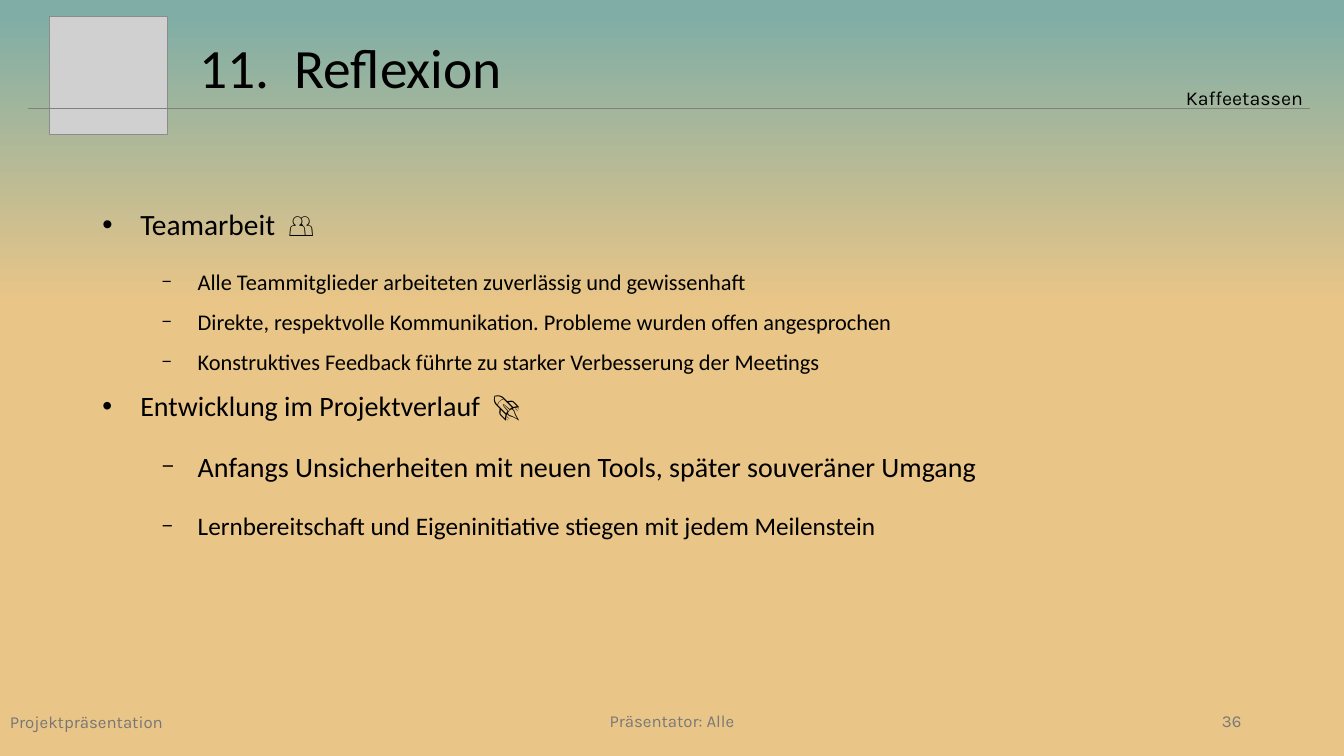
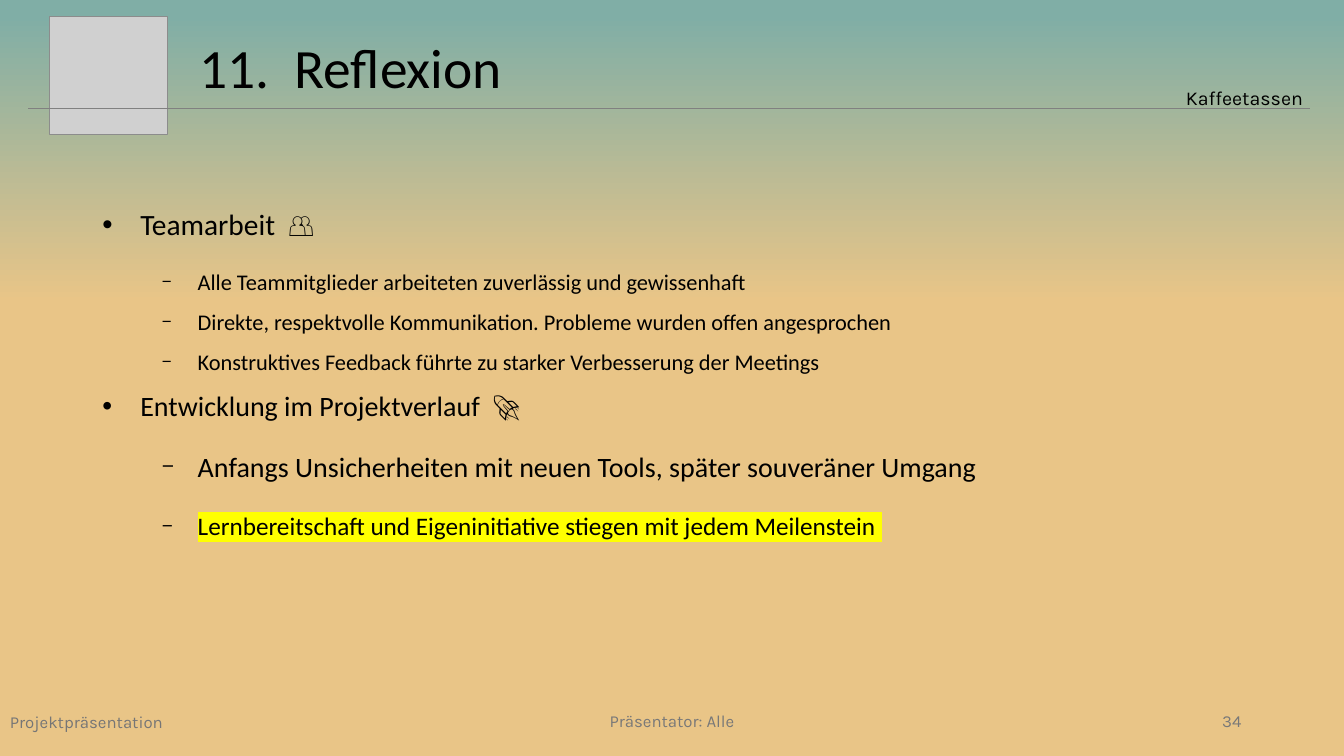
Before and after one commit to Beatlex/KaffeeContainer, a slide deck: slide 34 of Projektpräsentation/Powerpoint/Projektpräsentation V8m.pptx (slide 36 before the commit). Drawn at 1344x756 pixels with LibreOffice and Linux fonts; fonts in the diff are those of the drawing; grey boxes stand for pictures. Boxes give left, top, right and bottom in pixels: in the first picture for what was removed or moved away, otherwise in the second. Text is boxed around its words. In the diff, an @@ line names an element or a change of style, - is before the commit and + after.

```diff
--- a/Projektpräsentation/Powerpoint/Projektpräsentation V8m.pptx
+++ b/Projektpräsentation/Powerpoint/Projektpräsentation V8m.pptx
@@ text at (198, 517, 876, 540): highlight none to #FFFF00 in "Lernbereitschaft und Eigeninitiative stiegen mit jedem Meile ..." @@
@@ page number at (1222, 716, 1241, 727): text changed @@
-36
+34
```
Also in this commit, not shown: 8 other slides changed, 2 slides removed.
